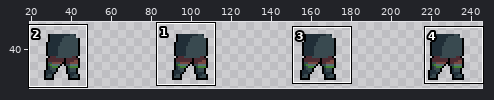
Sprite sheet: Assets/Art/clover-legs-release.png. The first picture is a wide view before the edit; the outline marks the close-up.
Close-up. Before the commit:
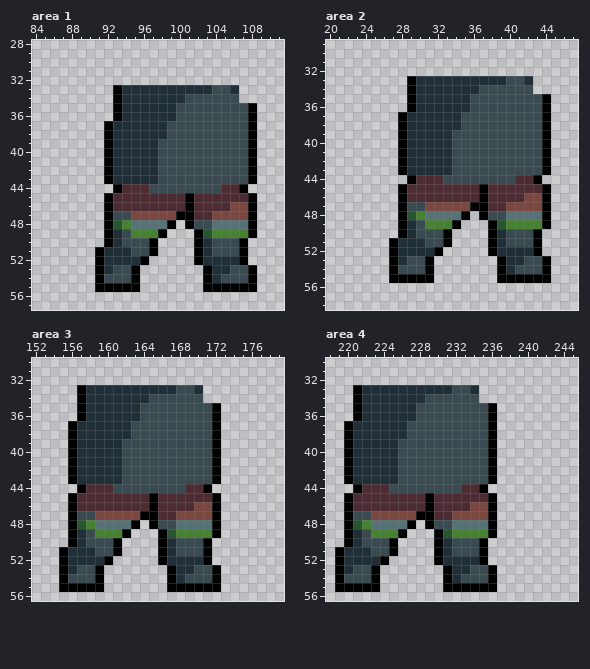
The file is 256x64 pixels. Shown: area 1: x 84..111, y 28..57; area 2: x 20..47, y 29..58; area 3: x 152..179, y 30..56; area 4: x 218..245, y 30..56. The wide view leaves out empty margins.
After the commit:
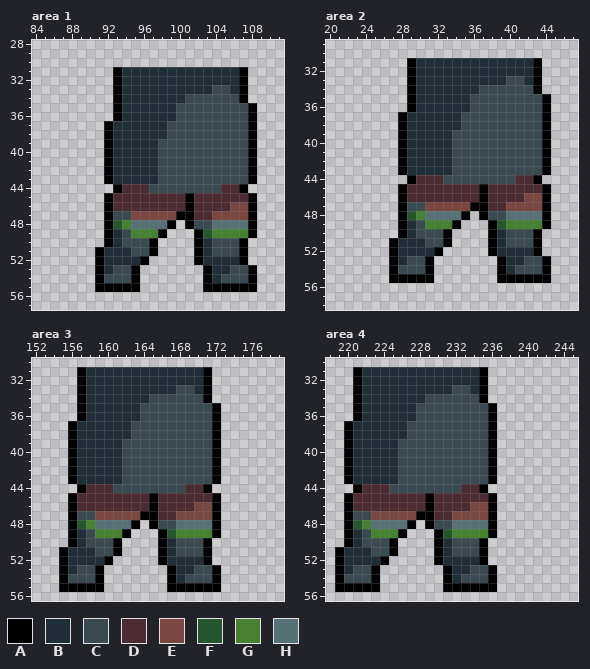
Palette (. is transparent): A #000000  B #202e37  C #394a50  D #4d2b32  E #7a4841  F #25562e  G #468232  H #577277
What changed:
{"where": "area 1"}
{"y":31,"x":93,"old":"...............","new":"ABBBBBBBBBBBBBA"}
{"y":32,"x":93,"old":"...............","new":"ABBBBBBBBBBBBBA"}
{"y":33,"x":107,"old":".","new":"A"}
{"y":34,"x":107,"old":".","new":"A"}
{"where": "area 2"}
{"y":31,"x":29,"old":"...............","new":"ABBBBBBBBBBBBBA"}
{"y":32,"x":29,"old":"...............","new":"ABBBBBBBBBBBBBA"}
{"y":33,"x":43,"old":".","new":"A"}
{"y":34,"x":43,"old":".","new":"A"}
{"where": "area 3"}
{"y":31,"x":157,"old":"...............","new":"ABBBBBBBBBBBBBA"}
{"y":32,"x":157,"old":"...............","new":"ABBBBBBBBBBBBBA"}
{"y":33,"x":171,"old":".","new":"A"}
{"y":34,"x":171,"old":".","new":"A"}
{"where": "area 4"}
{"y":31,"x":221,"old":"...............","new":"ABBBBBBBBBBBBBA"}
{"y":32,"x":221,"old":"...............","new":"ABBBBBBBBBBBBBA"}
{"y":33,"x":235,"old":".","new":"A"}
{"y":34,"x":235,"old":".","new":"A"}
